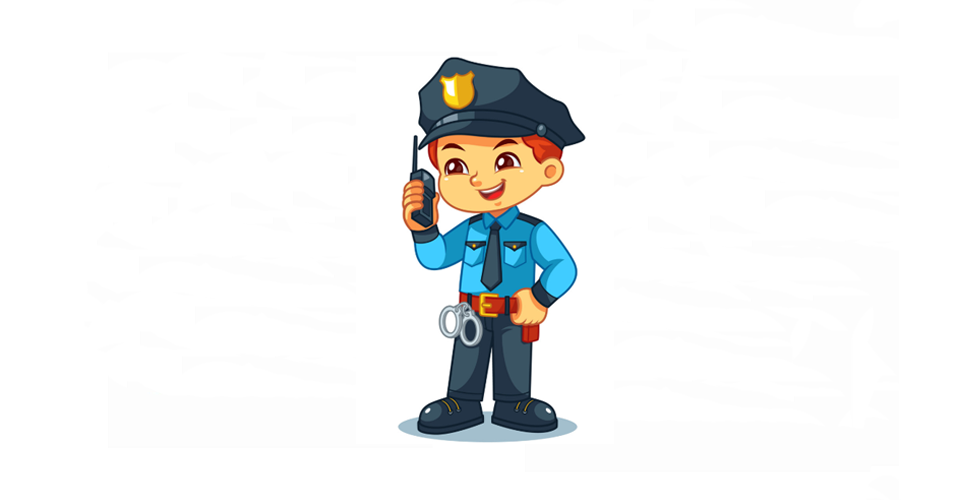
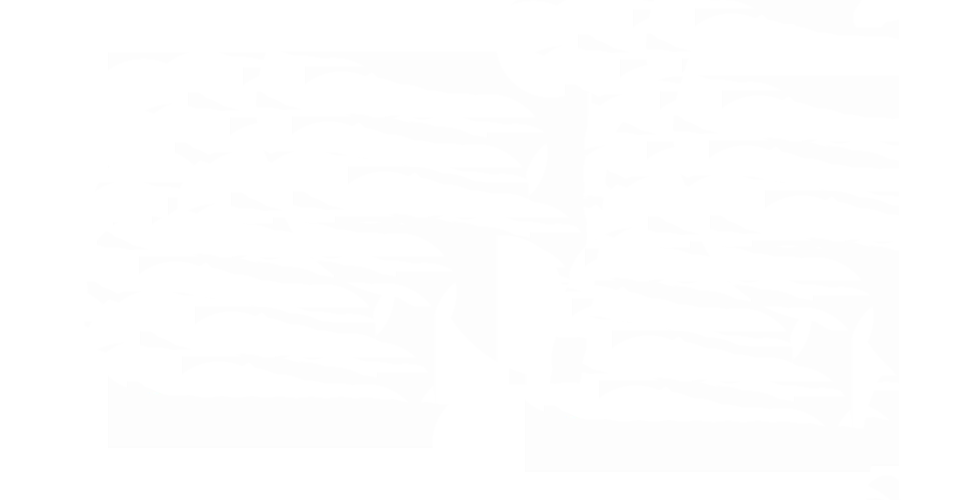
Comparing the layer stacks of the two w=970, h=500 images. Changes:
renamed "Layer 5" to "A police officer", hid it over 377, 56, 613, 444
